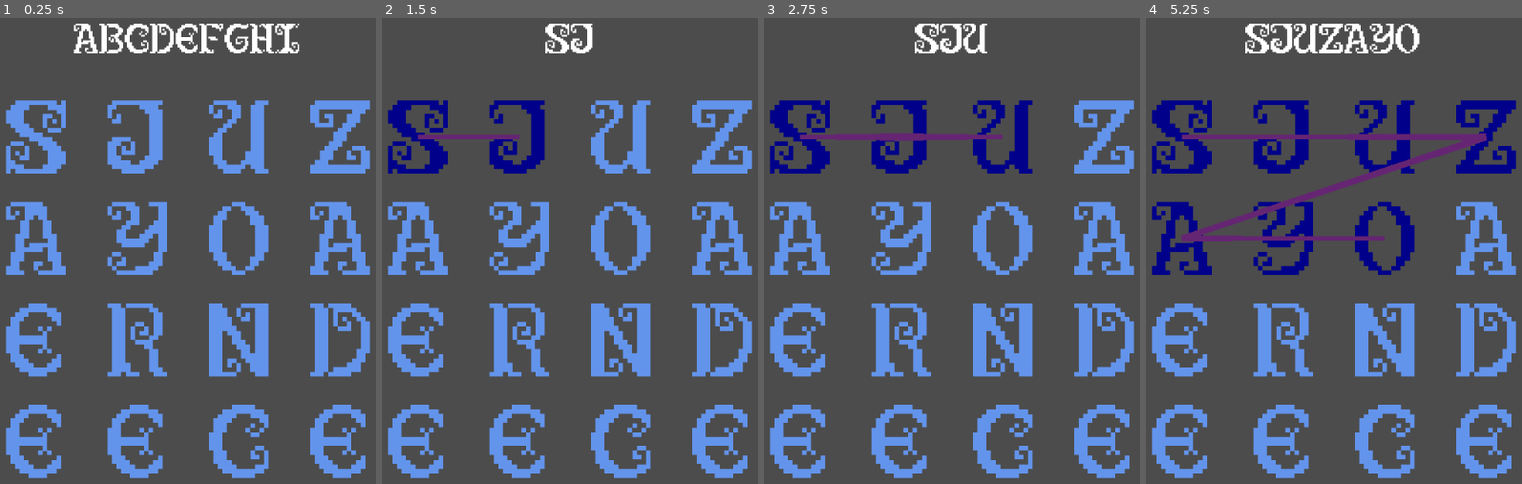
Above: before the commit, frames 1-4 (left to right).
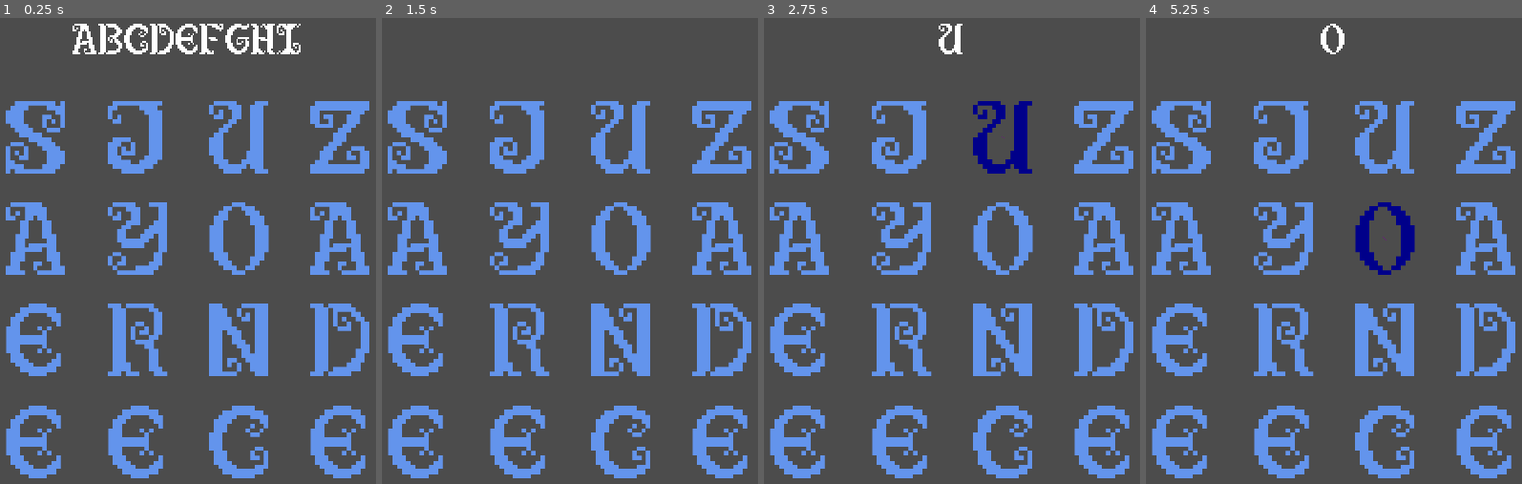
Above: after the commit, the same moments.

Repository: zapscribbles/boggle-clone
Game: Godot game, scene res://Game.tscn
Two runs of this game, one before a commit and one after it. Both use one fixed random seed, a clock stepped at 60 frames per second and the inputs below.
Inputs (mouse positions are in pixels of both pictures, inside the frame that each line leads up to):
- Up to frame 1 (0.25 s): no input
- Up to frame 2 (1.5 s): tap Enter at 0.5 s; move the mouse to (419, 139) at 0.52 s; click (419, 139) at 0.67 s; tap Space at 1.25 s; move the mouse to (521, 139) at 1.27 s; click (521, 139) at 1.42 s
- Up to frame 3 (2.75 s): tap Enter at 2 s; move the mouse to (1000, 139) at 2.02 s; click (1000, 139) at 2.17 s
- Up to frame 4 (5.25 s): tap Space at 2.75, 4.25 s; move the mouse to (1484, 139) at 2.77 s; click (1484, 139) at 2.92 s; tap Enter at 3.5 s; move the mouse to (1183, 237) at 3.52 s; click (1183, 237) at 3.67 s; move the mouse to (1285, 237) at 4.27 s; click (1285, 237) at 4.42 s; move the mouse to (1382, 237) at 5.02 s; click (1382, 237) at 5.17 s

The runs differ from the first frame. In frame 1, 5.0% of the frame differs, in the area x 1-99%, y 1-99%; in frame 2, 6.8%; in frame 3, 7.3%; in frame 4, 14%.

Commit message:
Trying to fix input handling

Diff:
--- a/BoggleClone/Game.tscn
+++ b/BoggleClone/Game.tscn
@@ -1,9 +1,12 @@
-[gd_scene load_steps=10 format=2]
+[gd_scene load_steps=11 format=2]
 
 [ext_resource path="res://RuneGrid.gd" type="Script" id=1]
 [ext_resource path="res://Rune.tscn" type="PackedScene" id=2]
 [ext_resource path="res://antiquity.tres" type="DynamicFont" id=3]
 [ext_resource path="res://Game.gd" type="Script" id=4]
+
+[sub_resource type="RectangleShape2D" id=6]
+extents = Vector2( 288, 512 )
 
 [sub_resource type="Theme" id=1]
 default_font = ExtResource( 3 )
@@ -23,6 +26,13 @@
 
 [node name="Game" type="Node2D"]
 script = ExtResource( 4 )
+
+[node name="CancelClick" type="Area2D" parent="."]
+
+[node name="CollisionShape2D" type="CollisionShape2D" parent="CancelClick"]
+visible = false
+position = Vector2( 288, 512 )
+shape = SubResource( 6 )
 
 [node name="Label" type="Label" parent="."]
 visible = false
@@ -80,3 +90,5 @@
 __meta__ = {
 "_edit_use_anchors_": false
 }
+
+[connection signal="input_event" from="CancelClick" to="RuneGrid" method="_on_CancelClick_input_event"]
--- a/BoggleClone/Rune.gd
+++ b/BoggleClone/Rune.gd
@@ -15,6 +15,11 @@
 	$Letter.color = Color.darkblue
 	$Letter.update()
 
+func castingStopped():
+	hasBeenCast = false
+	$Letter.color = Color.cornflower
+	$Letter.update()
+
 func _on_HitArea_input_event(_viewport, event, _shape_idx):
 	if event.is_class("InputEventMouseButton"):
 		if event.button_index == BUTTON_LEFT && event.pressed:
--- a/BoggleClone/RuneGrid.gd
+++ b/BoggleClone/RuneGrid.gd
@@ -32,6 +32,7 @@
 		rune.beingCast()
 		emit_signal("spell_updated")
 		castingLine.add_point(get_global_mouse_position())
+		get_tree().set_input_as_handled()
 	elif castingState == CASTING_STARTED:
 		if not rune.hasBeenCast:
 			castingLine.set_point_position(spellBeingCast.size(), rune.position + rune.centre)
@@ -39,6 +40,7 @@
 			rune.beingCast()
 			emit_signal("spell_updated")
 			castingLine.add_point(get_global_mouse_position())
+			get_tree().set_input_as_handled()
 
 func generate_grid():
 	# Roll each dice to get a single letter
@@ -75,3 +77,17 @@
 		rune.position = runeStartPos + Vector2(runeSize * col, runeSize * row )
 		add_child(rune, true)
 		rune.connect("casting_started", self, "_on_casting_started")
+
+
+func _on_CancelClick_input_event(viewport, event, shape_idx):
+	if (event.is_class("InputEventMouseButton") &&
+	event.button_index == BUTTON_LEFT &&
+	event.pressed &&
+	castingState == CASTING_STARTED):
+		print("click cancelled")
+		castingState = NOT_CASTING
+		castingLine.clear_points()
+		for rune in spellBeingCast:
+			rune.castingStopped()
+		spellBeingCast = []
+		emit_signal("spell_updated")
--- a/BoggleClone/project.godot
+++ b/BoggleClone/project.godot
@@ -18,6 +18,12 @@
 
 window/size/width=576
 window/size/height=1024
+window/size/resizable=false
+window/size/always_on_top=true
+window/size/test_width=432
+window/size/test_height=768
+window/stretch/mode="2d"
+window/stretch/aspect="keep_width"
 
 [physics]
 
Not shown, changed: .DS_Store
